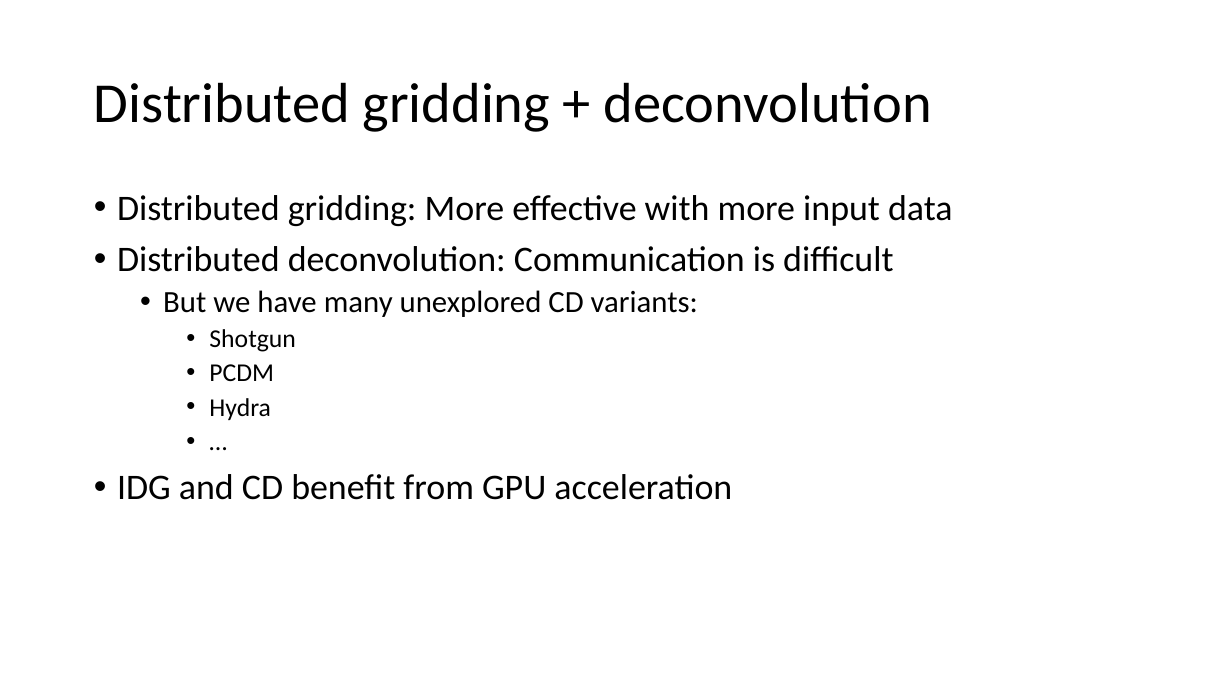
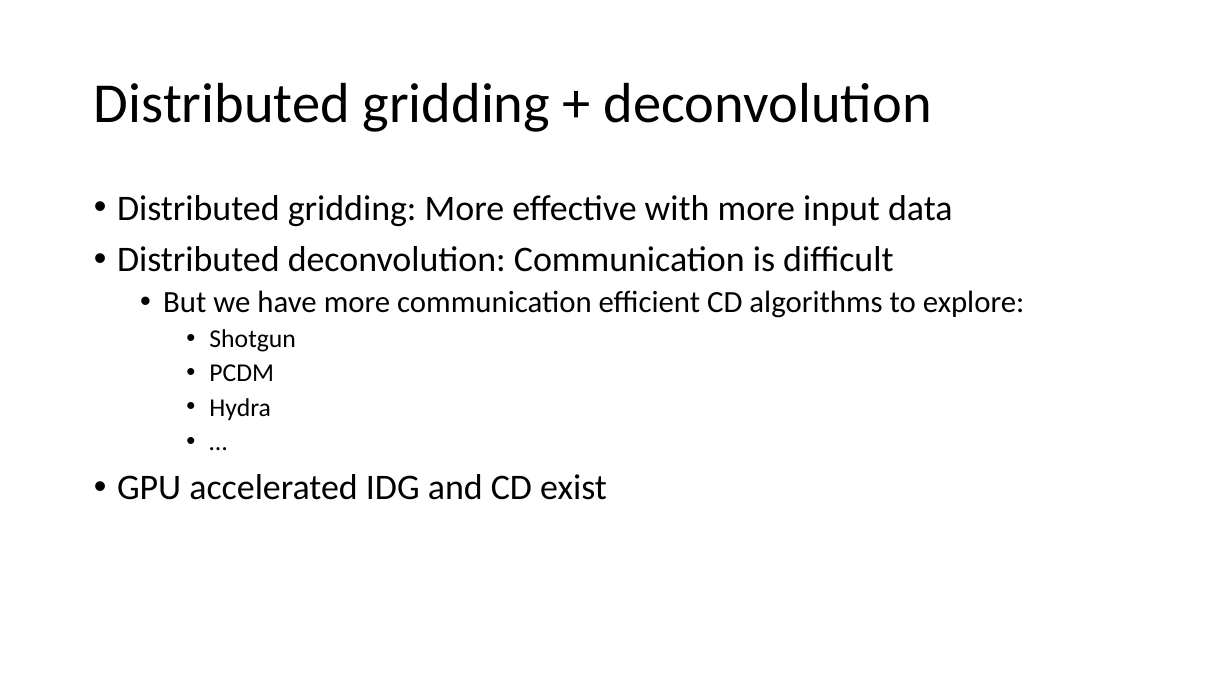
Before and after one commit to lord-blueberry/p9-doc, a slide deck: slide 13 of SKA-Days/pp.pptx (slide 12 before the commit). Drawn at 1232x693 pixels with LibreOffice and Linux fonts; fonts in the diff are those of the drawing. Boxes give left, top, right and bottom in pixels: in the first picture for what was removed or moved away, otherwise in the second. Text is boxed around its words. In the diff, an @@ line names an element or a change of style, - is before the commit and + after.

```diff
--- a/SKA-Days/pp.pptx
+++ b/SKA-Days/pp.pptx
@@ text at [163,290,1025,318]: text changed @@
-  • But we have many unexplored CD variants:
+  • But we have more communication efficient CD algorithms to explore:
@@ text at [117,474,607,500]: text changed @@
-• IDG and CD benefit from GPU acceleration
+• GPU accelerated IDG and CD exist
```
Also in this commit, not shown: 8 other slides changed, 4 slides added, 1 slide removed, 5 other files.
